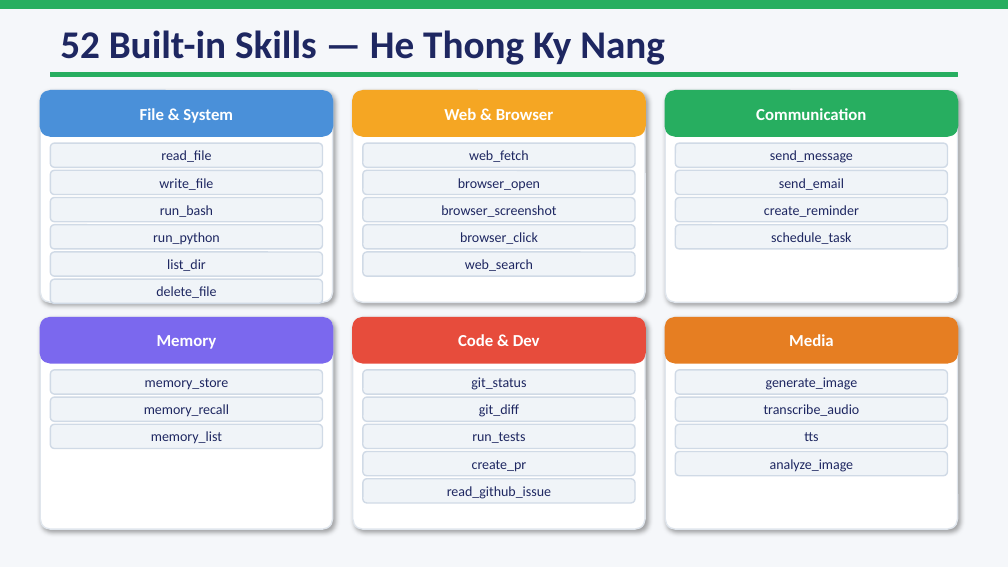
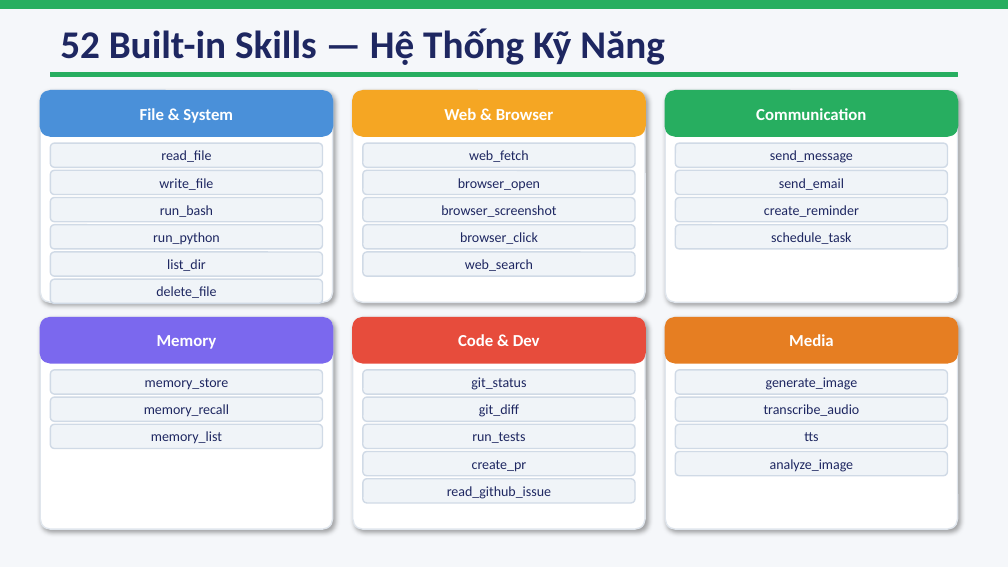
Before and after one commit to dvduongth/research_doc, a slide deck: slide 13 of open_claw/presentation/OpenClaw_Presentation.pptx. Drawn at 1008x567 pixels with LibreOffice and Linux fonts; fonts in the diff are those of the drawing. Boxes give left, top, right and bottom in pixels: in the first picture for what was removed or moved away, otherwise in the second. Text is boxed around its words. In the diff, an @@ line names an element or a change of style, - is before the commit and + after.

```diff
--- a/open_claw/presentation/OpenClaw_Presentation.pptx
+++ b/open_claw/presentation/OpenClaw_Presentation.pptx
@@ text at box(60, 28, 665, 65): text changed @@
-52 Built-in Skills — He Thong Ky Nang
+52 Built-in Skills — Hệ Thống Kỹ Năng
```
Also in this commit, not shown: 10 other slides changed, 14 other files.
